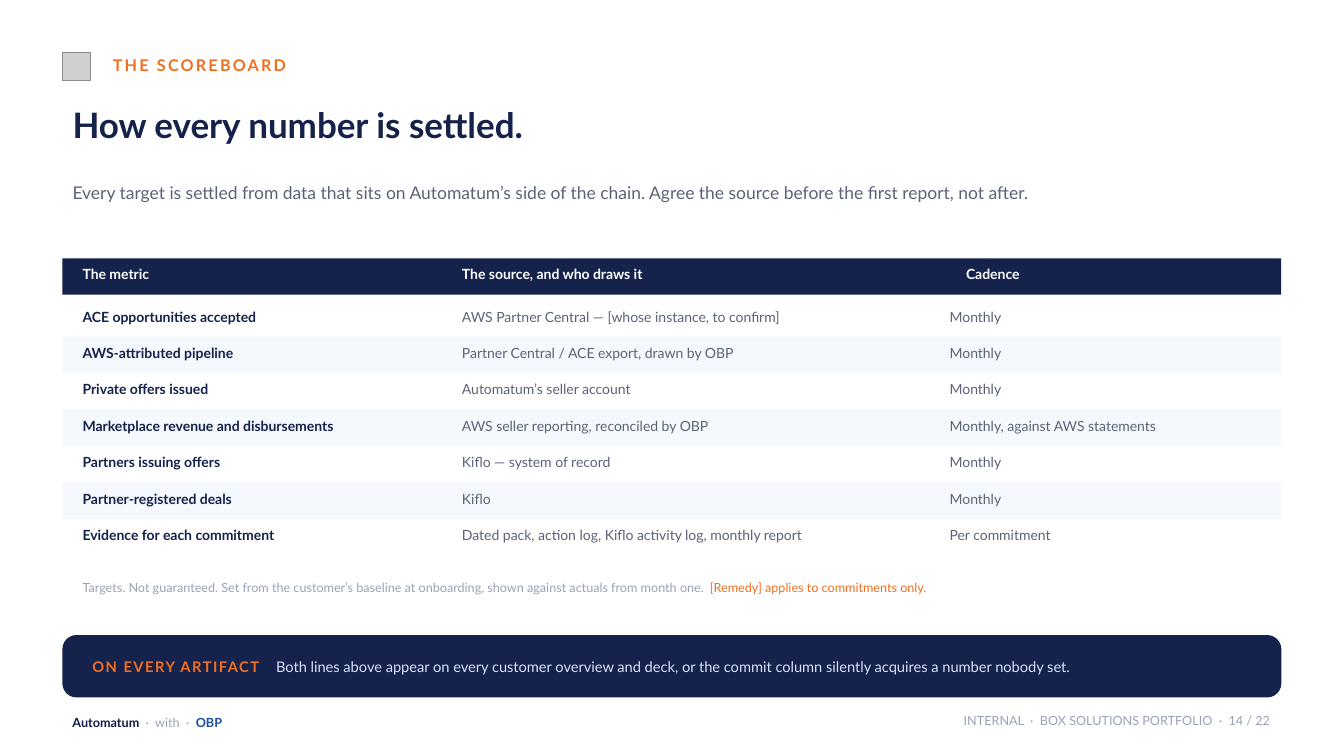
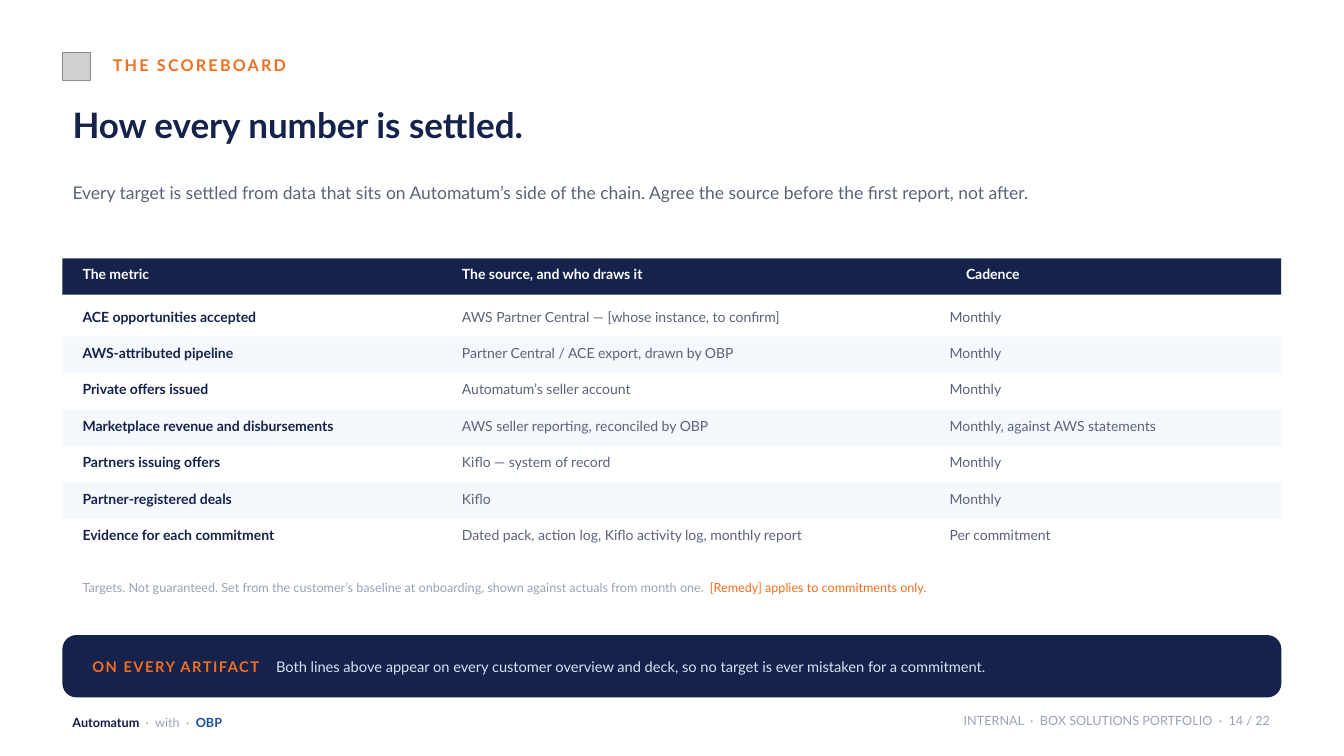
Before and after one commit to KianteEvans/barberbook, a slide deck: slide 14 of docs/deck/BOX_Solutions_Revised.pptx. Drawn at 1344x756 pixels with LibreOffice and Linux fonts; fonts in the diff are those of the drawing; grey boxes stand for pictures; background and template pictures are left out. Boxes give left, top, right and bottom in pixels: in the first picture for what was removed or moved away, otherwise in the second. Text is boxed around its words. In the diff, an @@ line names an element or a change of style, - is before the commit and + after.

```diff
--- a/docs/deck/BOX_Solutions_Revised.pptx
+++ b/docs/deck/BOX_Solutions_Revised.pptx
@@ text at (x1=92, y1=661, x2=985, y2=675): text changed @@
-ON EVERY ARTIFACT Both lines above appear on every customer overview and deck, or the commit column silently acquires a number nobody set.
+ON EVERY ARTIFACT Both lines above appear on every customer overview and deck, so no target is ever mistaken for a commitment.
```
Also in this commit, not shown: 6 other slides changed, 2 other files.
